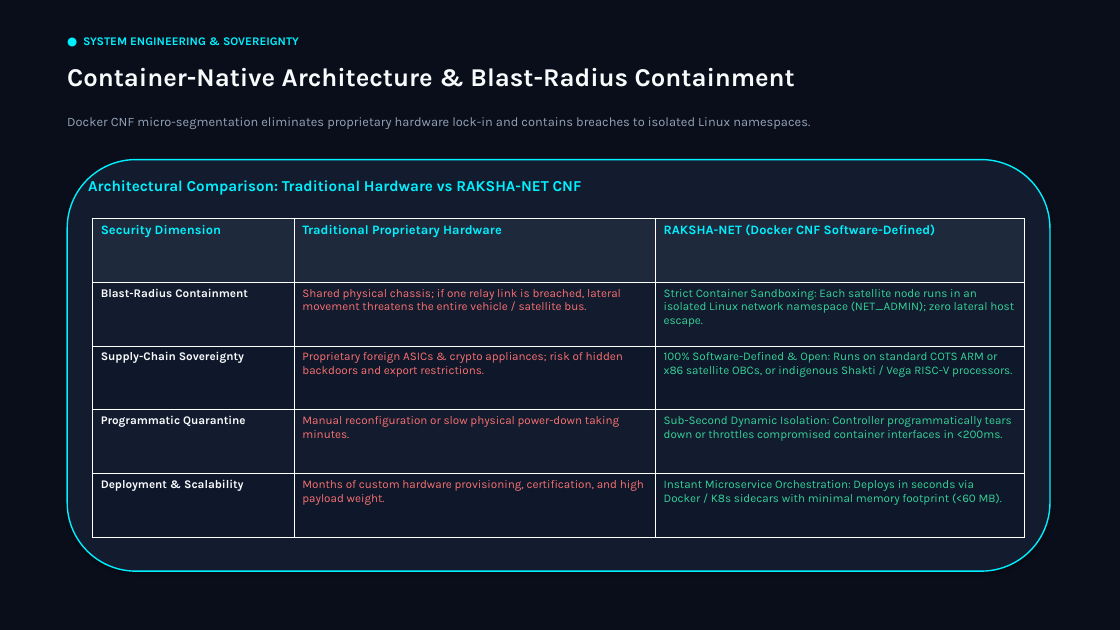
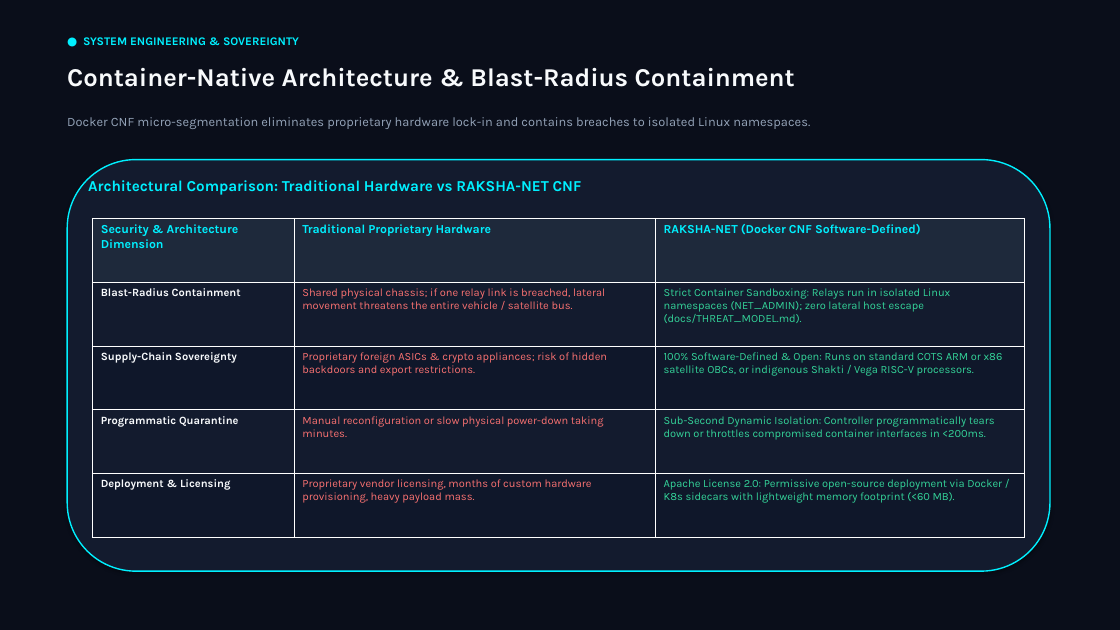
Before and after one commit to Rahul109871234/raksha-net, a slide deck: slide 5 of results/raksha_net_defense_presentation.pptx. Drawn at 1120x630 pixels with LibreOffice and Linux fonts; fonts in the diff are those of the drawing. Boxes give left, top, right and bottom in pixels: in the first picture for what was removed or moved away, otherwise in the second. Text is boxed around its words. In the diff, an @@ line names an element or a change of style, - is before the commit and + after.

Commit message:
docs(presentation): align slides and playbook with TRL-4 emulation, reactive BFD baseline, Apache 2.0, and threat model

```diff
--- a/results/raksha_net_defense_presentation.pptx
+++ b/results/raksha_net_defense_presentation.pptx
@@ table at (92,218,1025,538) @@
-row 1, column 1: Security Dimension
+row 1, column 1: Security & Architecture Dimension
-row 2, column 3: Strict Container Sandboxing: Each satellite node runs in an isolated Linux network namespace (NET_ADMIN); zero lateral host escape.
+row 2, column 3: Strict Container Sandboxing: Relays run in isolated Linux namespaces (NET_ADMIN); zero lateral host escape (docs/THREAT_MODEL.md).
-row 5: Deployment & Scalability | Months of custom hardware provisioning, certification, and high payload weight. | Instant Microservice Orchestration: Deploys in seconds via Docker / K8s sidecars with minimal memory footprint (<60 MB).
+row 5: Deployment & Licensing | Proprietary vendor licensing, months of custom hardware provisioning, heavy payload mass. | Apache License 2.0: Permissive open-source deployment via Docker / K8s sidecars with lightweight memory footprint (<60 MB).
@@ size 11 to 10.5 pt in "Traditional Proprietary Hardware", "RAKSHA-NET (Docker CNF Software-Defined)" @@
@@ size 10 to 9.5 pt in "Blast-Radius Containment", "Shared physical chassis; if one relay link ...", "Supply-Chain Sovereignty", "Proprietary foreign ASICs & crypto appliances; risk ..." and 4 more places @@
```
Also in this commit, not shown: 11 other slides changed, 2 other files.
